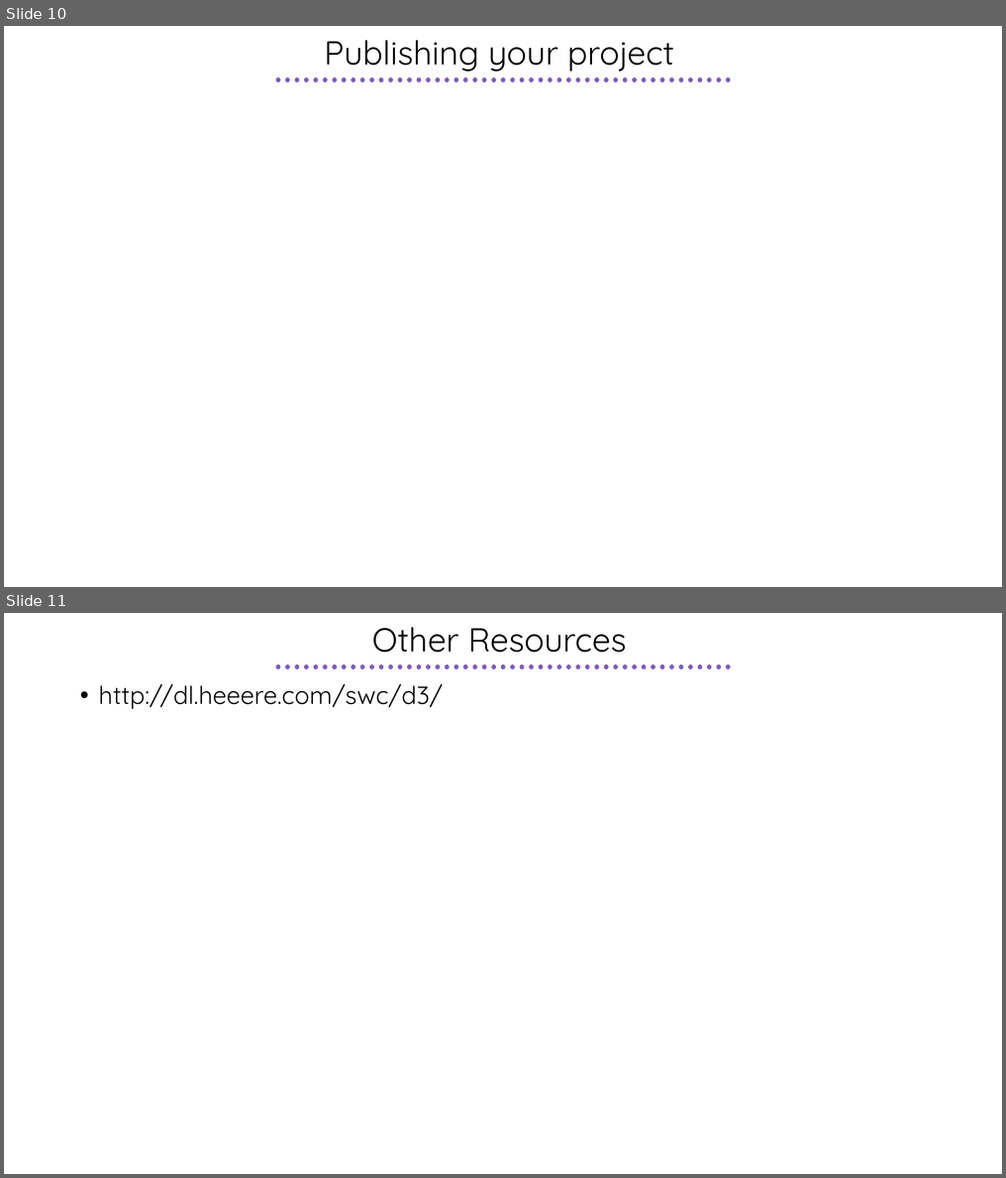
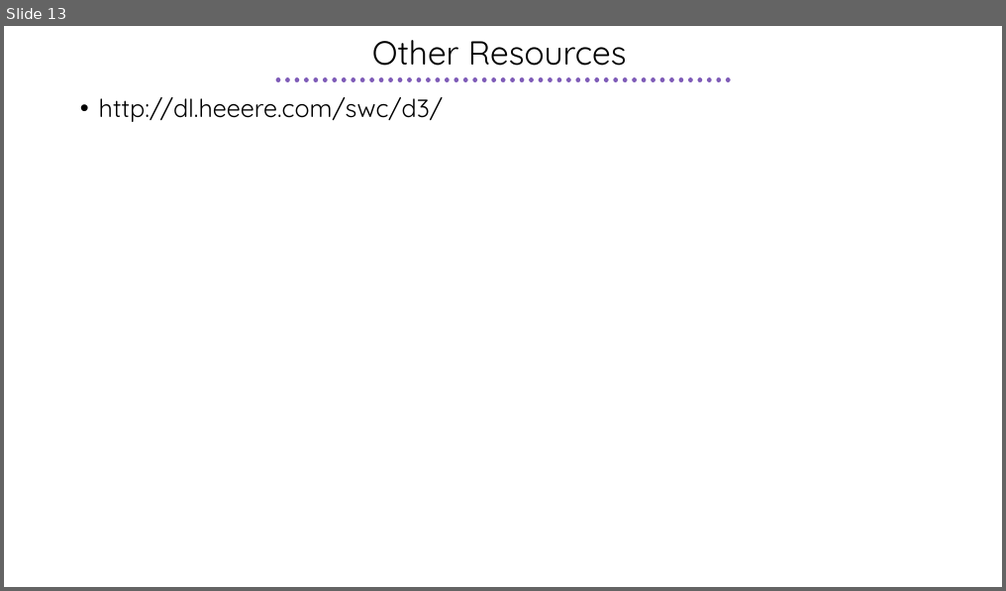
Before and after one commit to febret/intro2D3, a slide deck: Intro2D3.pptx. Shown one above the other, each under a label of ours: slides 10 and 11 before the commit, slide 13 after it. The pictures are 1006x1178 and 1006x591 pixels, drawn with LibreOffice and Linux fonts; fonts in the diff are those of the drawing. Boxes give left, top, right and bottom in pixels: in the first picture for what was removed or moved away, otherwise in the second. Text is boxed around its words. In the diff, an @@ line names an element or a change of style, - is before the commit and + after.

```diff
--- a/Intro2D3.pptx
+++ b/Intro2D3.pptx
@@ slide 10 removed at (4, 26, 1002, 587), background #FFFFFF; not listed: 1 template element that a slide beside it also shows @@
@@ title removed at (324, 40, 674, 72) @@
-Publishing your project
@@ what was slide 11 is now slide 13 @@
```
Also in this commit, not shown: 4 slides changed, 4 slides added, 1 other slide removed.
